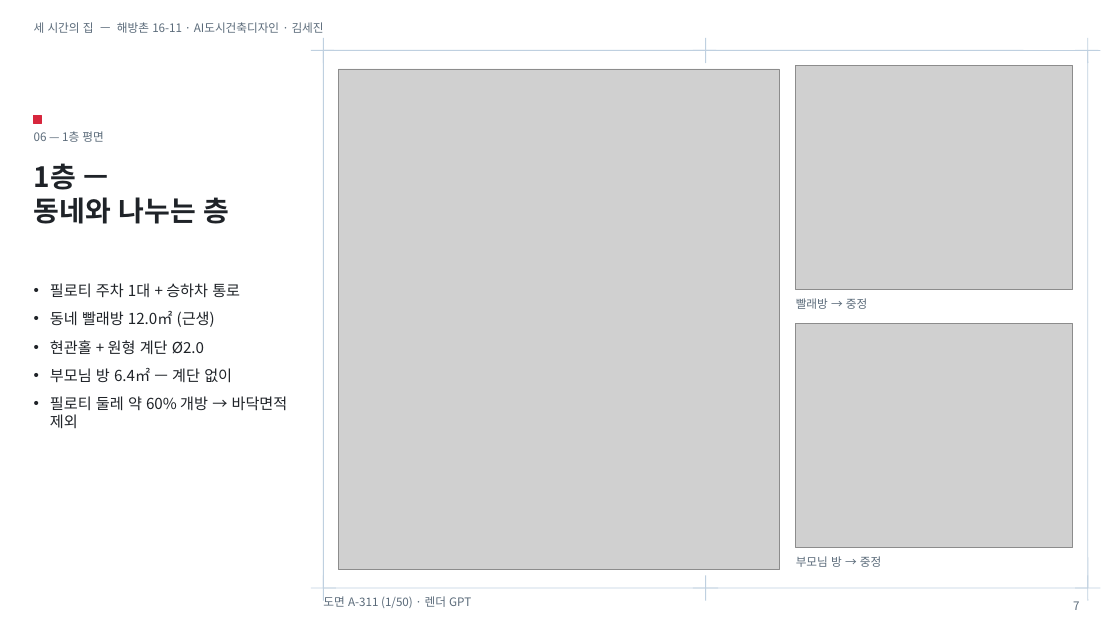
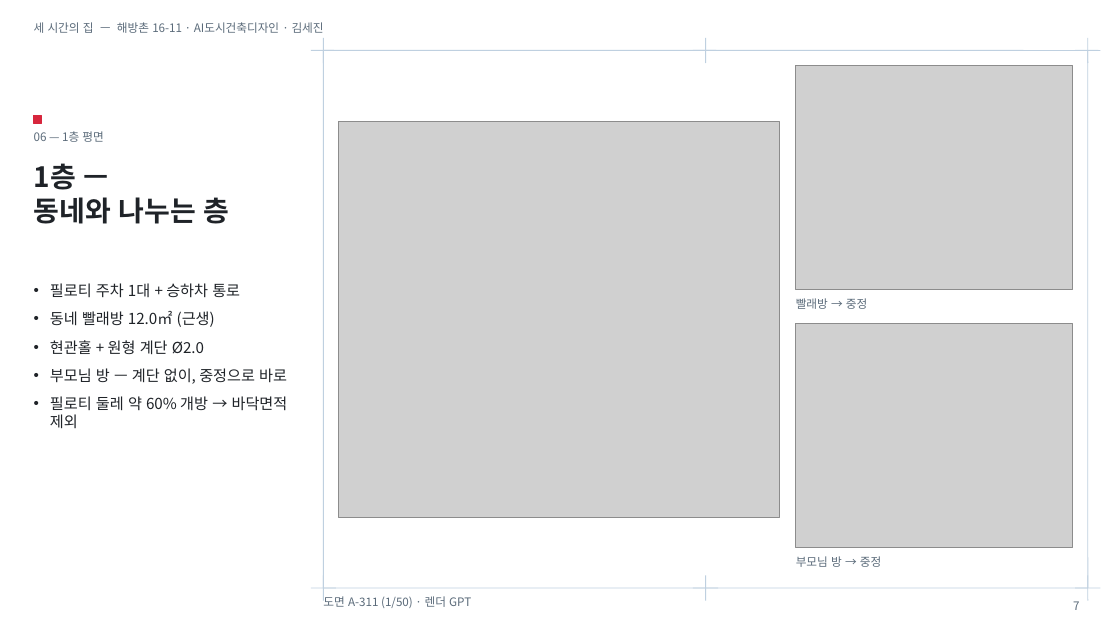
Before and after one commit to greenhopper-design/haebangchon-1611-maquette, a slide deck: slide 7 of assets/slides/three-hours-house.pptx. Drawn at 1120x630 pixels with LibreOffice and Linux fonts; fonts in the diff are those of the drawing; grey boxes stand for pictures. Boxes give left, top, right and bottom in pixels: in the first picture for what was removed or moved away, otherwise in the second. Text is boxed around its words. In the diff, an @@ line names an element or a change of style, - is before the commit and + after.

```diff
--- a/assets/slides/three-hours-house.pptx
+++ b/assets/slides/three-hours-house.pptx
@@ picture resized from (x1=339, y1=69, x2=779, y2=570) to (x1=339, y1=121, x2=779, y2=517) @@
@@ text at (x1=50, y1=368, x2=287, y2=384): text changed @@
-• 부모님 방 6.4㎡ — 계단 없이
+• 부모님 방 — 계단 없이, 중정으로 바로
```
Also in this commit, not shown: 5 other slides changed, 25 other files.
